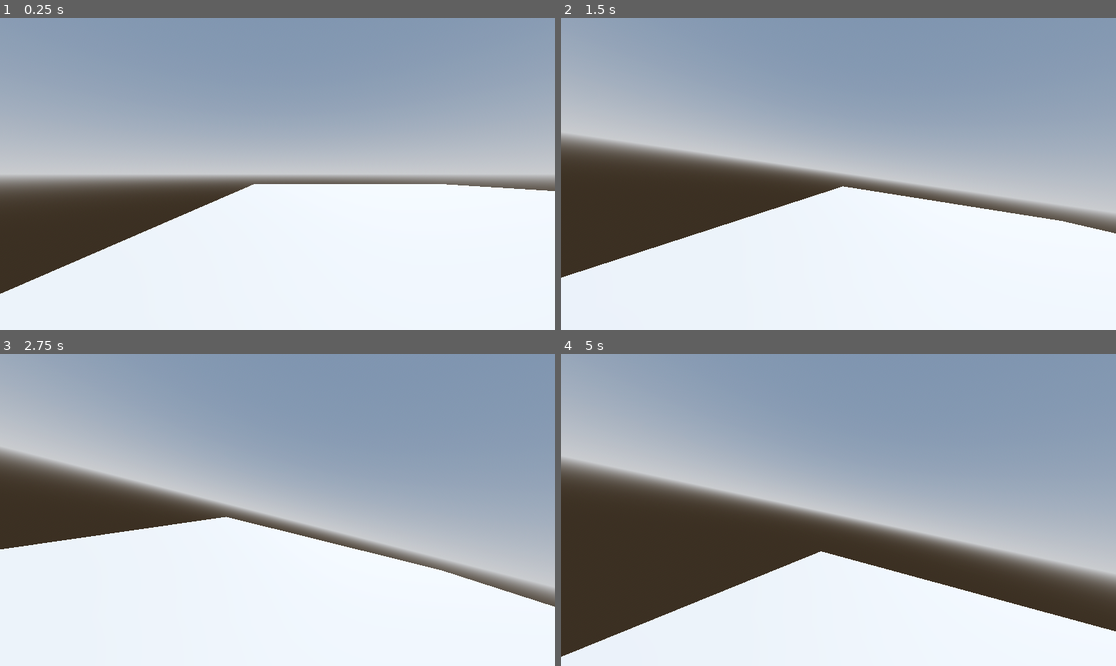
Above: before the commit, frames 1-4 (two rows, left to right).
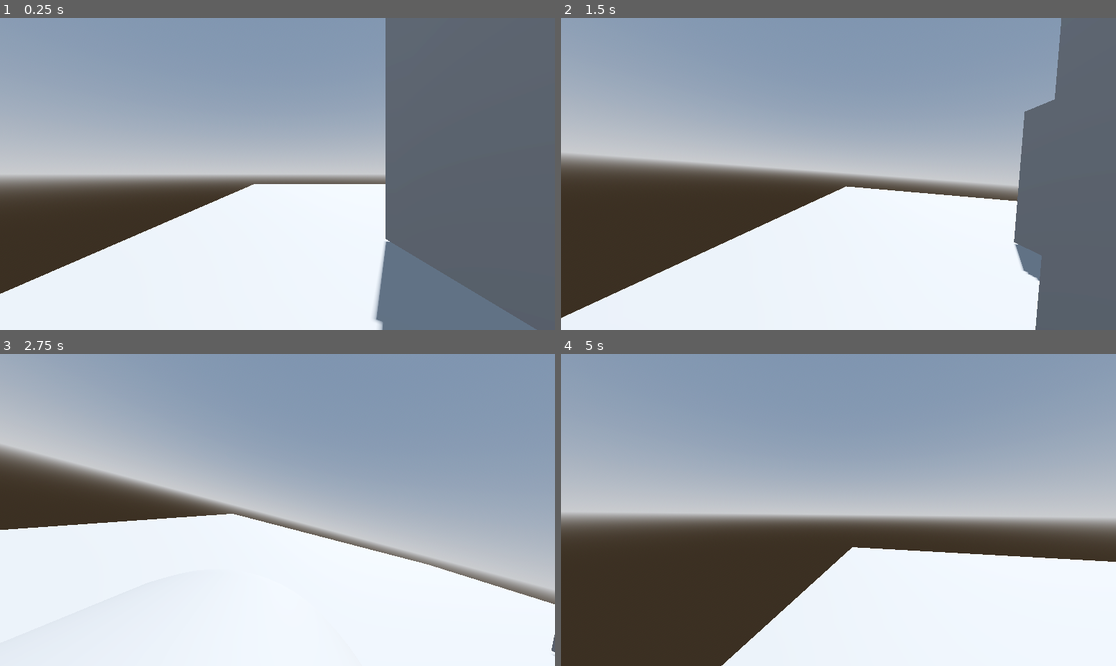
Above: after the commit, the same moments.

Repository: PrayandCray/3d-parkour-game
Game: Godot game, scene res://main.tscn
Two runs of this game, one before a commit and one after it. Both use one fixed random seed, a clock stepped at 60 frames per second and the inputs below.
Inputs (mouse positions are in pixels of both pictures, inside the frame that each line leads up to):
- Up to frame 1 (0.25 s): no input
- Up to frame 2 (1.5 s): tap Enter at 0.5 s; move the mouse to (866, 174) at 0.52 s; hold Ctrl (Slide) 0.53-1.28 s; hold W (Forward) from 0.53 s (still down); tap Space (Jump) at 0.77, 0.8, 1.07, 1.35 s; move the mouse to (810, 174) at 1.27 s
- Up to frame 3 (2.75 s): keep holding W (Forward); tap Space (Jump) at 1.52, 1.82, 2.3 s; tap Ctrl (Slide) at 1.55 s; move the mouse to (288, 503) at 2.02 s; hold Ctrl (Slide) from 2.03 s (still down)
- Up to frame 4 (5 s): keep holding W (Forward); move the mouse to (832, 516) at 2.77 s; release Ctrl (Slide) at 2.78 s; tap Shift (Sprint) at 2.85 s; tap Space (Jump) at 3.02, 3.32, 3.77, 3.8, 4.07, 4.35, 4.52, 4.82 s; tap Ctrl (Slide) at 3.05, 4.55 s; move the mouse to (877, 513) at 3.52 s; hold Ctrl (Slide) 3.53-4.28 s; move the mouse to (794, 506) at 4.27 s

The runs differ from the first frame. In frame 1, 31% of the frame differs, in the area x 67-100%, y 0-100%; in frame 2, 23%; in frame 3, 2.4%; in frame 4, 30%.

Commit message:
Finishing up slide and starting wallrunning
finished creating the slide mechanic although there might still be some bugs ive decided to move on, im also starting the new wallrun mechanic which sounds fun and painful so wish me luck on that one. so far so good :)

Diff:
--- a/main.tscn
+++ b/main.tscn
@@ -35,36 +35,55 @@
 [node name="Player" parent="." instance=ExtResource("1_ig7tw")]
 transform = Transform3D(1, 0, 0, 0, 1, 0, 0, 0, 1, 0, 1, 0)
 
-[node name="CSGBox3D2" type="CSGBox3D" parent="."]
+[node name="Jump Blocks" type="Node3D" parent="."]
+
+[node name="CSGBox3D2" type="CSGBox3D" parent="Jump Blocks"]
 transform = Transform3D(1, 0, 0, 0, 1, 0, 0, 0, 1, 14.8256, 0.515189, 0)
 use_collision = true
 material = SubResource("StandardMaterial3D_ig7tw")
 
-[node name="CSGBox3D3" type="CSGBox3D" parent="."]
+[node name="CSGBox3D3" type="CSGBox3D" parent="Jump Blocks"]
 transform = Transform3D(1, 0, 0, 0, 1, 0, 0, 0, 1, 14.8256, 0.943961, 2.26576)
 use_collision = true
 size = Vector3(1, 1.85754, 1)
 material = SubResource("StandardMaterial3D_ig7tw")
 
-[node name="CSGBox3D4" type="CSGBox3D" parent="."]
+[node name="CSGBox3D4" type="CSGBox3D" parent="Jump Blocks"]
 transform = Transform3D(1, 0, 0, 0, 1, 0, 0, 0, 1, 14.8256, 0.582603, 4.62883)
 use_collision = true
 size = Vector3(1, 1.13483, 1)
 material = SubResource("StandardMaterial3D_ig7tw")
 
-[node name="CSGBox3D2" type="CSGBox3D" parent="CSGBox3D4"]
+[node name="CSGBox3D2" type="CSGBox3D" parent="Jump Blocks/CSGBox3D4"]
 transform = Transform3D(1, 0, 0, 0, 1, 0, 0, 0, 1, 0.0689411, -0.154751, -12.1936)
 use_collision = true
 material = SubResource("StandardMaterial3D_ig7tw")
 
-[node name="CSGBox3D3" type="CSGBox3D" parent="CSGBox3D4"]
+[node name="CSGBox3D3" type="CSGBox3D" parent="Jump Blocks/CSGBox3D4"]
 transform = Transform3D(1, 0, 0, 0, 1, 0, 0, 0, 1, 0.0689411, 0.274021, -9.92786)
 use_collision = true
 size = Vector3(1, 1.85754, 1)
 material = SubResource("StandardMaterial3D_ig7tw")
 
-[node name="CSGBox3D4" type="CSGBox3D" parent="CSGBox3D4"]
+[node name="CSGBox3D4" type="CSGBox3D" parent="Jump Blocks/CSGBox3D4"]
 transform = Transform3D(1, 0, 0, 0, 1, 0, 0, 0, 1, 0.0689411, -0.0873373, -7.5648)
 use_collision = true
 size = Vector3(1, 1.13483, 1)
 material = SubResource("StandardMaterial3D_ig7tw")
+
+[node name="Wall Jump Stuff" type="Node3D" parent="."]
+
+[node name="CSGBox3D" type="CSGBox3D" parent="Wall Jump Stuff"]
+transform = Transform3D(1, 0, 0, 0, 1, 0, 0, 0, 1, 3.02591, 2.65007, -2.37915)
+use_collision = true
+size = Vector3(1, 5.17188, 5.7583)
+
+[node name="CSGBox3D2" type="CSGBox3D" parent="Wall Jump Stuff"]
+transform = Transform3D(1, 0, 0, 0, 1, 0, 0, 0, 1, 6.25664, 2.55602, 2.25621)
+use_collision = true
+size = Vector3(1, 4.98376, 5.7583)
+
+[node name="CSGBox3D3" type="CSGBox3D" parent="Wall Jump Stuff"]
+transform = Transform3D(1, 0, 0, 0, 1, 0, 0, 0, 1, 6.25664, 2.52965, -7.67154)
+use_collision = true
+size = Vector3(1, 4.93103, 5.7583)
--- a/player.gd
+++ b/player.gd
@@ -5,6 +5,8 @@
 @onready var raycast: RayCast3D = $Head/RayCast3D
 @onready var collision_shape: CollisionShape3D = $CollisionShape3D
 @onready var mesh: MeshInstance3D = $MeshInstance3D
+@onready var left_raycast: RayCast3D = $"Wall Raycasts/Left Raycast"
+@onready var right_raycast: RayCast3D = $"Wall Raycasts/Right Raycast"
 
 const WALK_SPEED = 5.0
 const SPRINT_SPEED = 8.0
@@ -15,13 +17,22 @@
 const BASE_FOV = 72.0
 const FOV_CHANGE = 1.5
 
-var speed
+var speed: float = WALK_SPEED
 var current_height = 1
 var target_height
 var sliding = false
 var jump_stored = false
 var t_bob = 0.0
 var smooth_speed = 5
+var wall_normal = Vector3.ZERO
+enum PlayerState {
+	IDLE,
+	WALLRUN,
+	IN_AIR,
+	SLIDE,
+	MOVING
+}
+var state: PlayerState = PlayerState.IDLE
 
 func _ready():
 	Input.set_mouse_mode(Input.MOUSE_MODE_CAPTURED)
@@ -34,12 +45,36 @@
 
 func _physics_process(delta: float) -> void:
 
+	#match state:
+	#	PlayerState.IDLE:
+	#		state_idle(delta)
+	#	PlayerState.WALLRUN:
+	#		state_wallrun(delta)
+	#	PlayerState.IN_AIR:
+	#		state_in_air(delta)
+	#	PlayerState.SLIDE:
+	#		state_slide(delta)
+	#	PlayerState.MOVING:
+	#		state_moving(delta)
+
 	# for leaving game
 	if Input.is_action_just_pressed("Escape"):
 		get_tree().quit()
 
 	if not is_on_floor():
+		slide_and_move(delta)
 		velocity += get_gravity() * delta
+
+		# wall detection
+		var is_near_wall = false
+
+		if left_raycast.is_colliding():
+			is_near_wall = true
+		if right_raycast.is_colliding():
+			is_near_wall = true
+
+		if is_near_wall and velocity.dot(transform.basis.z) < -0.1:
+			start_wallrun(wall_normal)
 
 	if Input.is_action_just_pressed("Jump") and is_on_floor() and sliding == false or jump_stored == true and is_on_floor() and sliding == false:
 		velocity.y = JUMP_VELOCITY
@@ -56,33 +91,8 @@
 
 	if is_on_floor():
 
-			slide(delta)
+			slide_and_move(delta)
 
-			if direction:
-				velocity.x = lerp(velocity.x, direction.x * speed, delta * 7.0)
-				velocity.z = lerp(velocity.z, direction.z * speed, delta * 7.0)
-
-				#head bob
-				t_bob += delta * velocity.length() * float(is_on_floor())
-				camera.transform.origin = headbob(t_bob)
-
-				#fov change
-				var velocity_clamped = clamp(velocity.length(), 0.5, SPRINT_SPEED * 2)
-				var target_fov = BASE_FOV + FOV_CHANGE * velocity_clamped
-				camera.fov = lerp(camera.fov, target_fov, delta * 8)
-
-
-			else:
-				t_bob = 0.0
-				var target = 0.0
-				var current_cam_y = camera.transform.origin.y
-				var current_cam_x = camera.transform.origin.x
-
-				camera.transform.origin.y = lerp(current_cam_y, target, delta * smooth_speed)
-				camera.transform.origin.x = lerp(current_cam_x, target, delta * smooth_speed)
-
-				velocity.x = lerp(velocity.x, direction.x * speed, delta * 7.0)
-				velocity.z = lerp(velocity.z, direction.z * speed, delta * 7.0)
 	else:
 		velocity.x = lerp(velocity.x, direction.x * speed, delta * 3.0)
 		velocity.z = lerp(velocity.z, direction.z * speed, delta * 3.0)
@@ -90,7 +100,6 @@
 		if raycast.is_colliding() and Input.is_action_just_pressed("Jump") and velocity.y < 0:
 			var hit_point = raycast.get_collision_point()
 			var distance = raycast.global_position.distance_to(hit_point)
-			slide(delta)
 			if distance < 0.75:
 				jump_stored = true
 
@@ -103,12 +112,13 @@
 		pos.x = sin(time * BOB_FREQ / 2) * BOB_AMP
 	return pos
 
-func slide(delta):
+func slide_and_move(delta):
+	var input_dir := Input.get_vector("Strafe Left", "Strafe Right", "Forward", "Strafe Backwards")
+	var direction := (transform.basis * Vector3(input_dir.x, 0, input_dir.y)).normalized()
 	var slide_pos = false
 
 	if Input.is_action_just_pressed("Slide"):
 		print("sliding")
-		speed = SPRINT_SPEED
 		if slide_pos == false:
 			collision_shape.rotate_object_local(Vector3.RIGHT, deg_to_rad(85))
 			mesh.rotate_object_local(Vector3.RIGHT, deg_to_rad(85))
@@ -137,4 +147,37 @@
 		sliding = false
 		camera.rotation.z = lerp(camera.rotation.z, 0.0, delta * 6.0)
 		collision_shape.scale.y = 1
-		speed = WALK_SPEED
+
+		if direction:
+			velocity.x = lerp(velocity.x, direction.x * speed, delta * 7.0)
+			velocity.z = lerp(velocity.z, direction.z * speed, delta * 7.0)
+
+			#head bob
+			t_bob += delta * velocity.length() * float(is_on_floor())
+			camera.transform.origin = headbob(t_bob)
+
+			#fov change
+			var velocity_clamped = clamp(velocity.length(), 0.5, SPRINT_SPEED * 2)
+			var target_fov = BASE_FOV + FOV_CHANGE * velocity_clamped
+			camera.fov = lerp(camera.fov, target_fov, delta * 8)
+
+
+		else:
+			t_bob = 0.0
+			var target = 0.0
+			var current_cam_y = camera.transform.origin.y
+			var current_cam_x = camera.transform.origin.x
+
+			camera.transform.origin.y = lerp(current_cam_y, target, delta * smooth_speed)
+			camera.transform.origin.x = lerp(current_cam_x, target, delta * smooth_speed)
+
+			velocity.x = lerp(velocity.x, direction.x * speed, delta * 7.0)
+			velocity.z = lerp(velocity.z, direction.z * speed, delta * 7.0)
+
+func start_wallrun(normal: Vector3) -> void:
+	var wall_forward = velocity - normal * velocity.dot(normal)
+	wall_forward = wall_forward.normalized() * speed
+
+	velocity.x = wall_forward.x
+	velocity.z = wall_forward.z
+	velocity.y = clamp(velocity.y, -2.0, -5.0)
--- a/player.tscn
+++ b/player.tscn
@@ -16,6 +16,14 @@
 [node name="CollisionShape3D" type="CollisionShape3D" parent="."]
 shape = SubResource("ConvexPolygonShape3D_i3pqv")
 
+[node name="Wall Raycasts" type="Node3D" parent="."]
+
+[node name="Left Raycast" type="RayCast3D" parent="Wall Raycasts"]
+transform = Transform3D(0.642788, 0.766044, 0, -0.766044, 0.642788, 0, 0, 0, 1, -0.5, 0, 0)
+
+[node name="Right Raycast" type="RayCast3D" parent="Wall Raycasts"]
+transform = Transform3D(-0.642788, -0.766044, 6.69697e-08, -0.766044, 0.642788, -5.61943e-08, 3.82137e-15, -8.74228e-08, -1, 0.512266, 0, 0)
+
 [node name="Head" type="Node3D" parent="."]
 transform = Transform3D(1, 0, 0, 0, 1, 0, 0, 0, 1, 0, 0.60017, 0)
 
